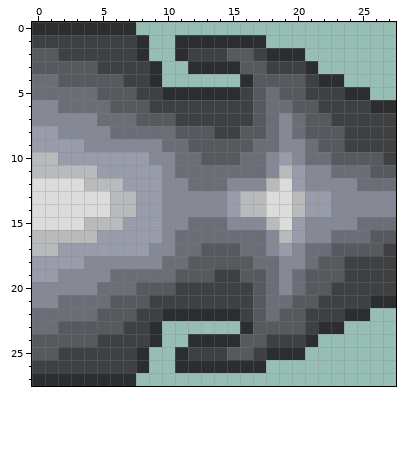
A pixel-art sprite gets an edit: sprites-override/units/arkyid-leg.png. Above, as it was before the edit.
The file is 56x56 pixels, drawn in blocks of 2x2; one block is one cell here. Colours within 5 levels of each other are drawn and written as one.
Now the later version:
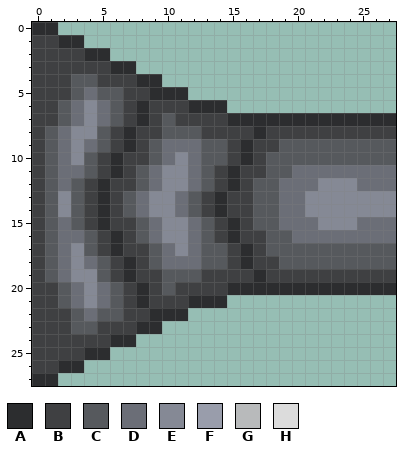
Palette (. is transparent): A #2c2d2f  B #3f4042  C #56595d  D #6b6e77  E #858995  F #999dab  G #b8babb  H #dcdcdc
From old to new:
Changed rows in their new state; - is an unchanged pixel.
first column x 0:
 0 --......--------------------
 1 --AA.....--.......----------
 2 BB--AA...--..........-------
 3 BBBBB-AA..--..........------
 4 BBB--BB-A-------........----
 5 BBBC---B-A--..............--
 6 BBC-E--BA---AAA.............
 7 BBCD--CBAB-----AAAAAAAAAAAAA
 8 BCD--CBABBC--B--BABBBBBB----
 9 BCDEDCBABC--D--BABBCCC--CCCC
10 BCDECBABBCDE---BABCCCCC----C
11 BCDDCBABCD-E-CBABBCCDDD---DD
12 BCDCBABBCD---CBABCCDDD------
13 BCECBABCDE-DCBABBCCDDEE-----
14 BCECBABCDE-DCBABBCCDDEE-----
15 BCDCBABBCD---CBABCCDDD------
16 BCDDCBABCD-E-CBABBCCDDD---DD
17 BCDECBABBCDE---BABCCCCC----C
18 BCDEDCBABC--D--BABBCCC--CCCC
19 BCD--CBABBC--B--BABBBBBB----
20 BBCD--CBAB-----AAAAAAAAAAAAA
21 BBC-E--BA---AAA.............
22 BBBC---B-A--..............--
23 BBB--BB-A-------........----
24 BBBBB-AA..--..........------
25 BB--AA...--..........-------
26 --AA.....--.......----------
27 --......--------------------
Changed places in both pictures, as pixel boxes (x1, y1, x2, y2):
changed: (32, 22, 396, 386)
